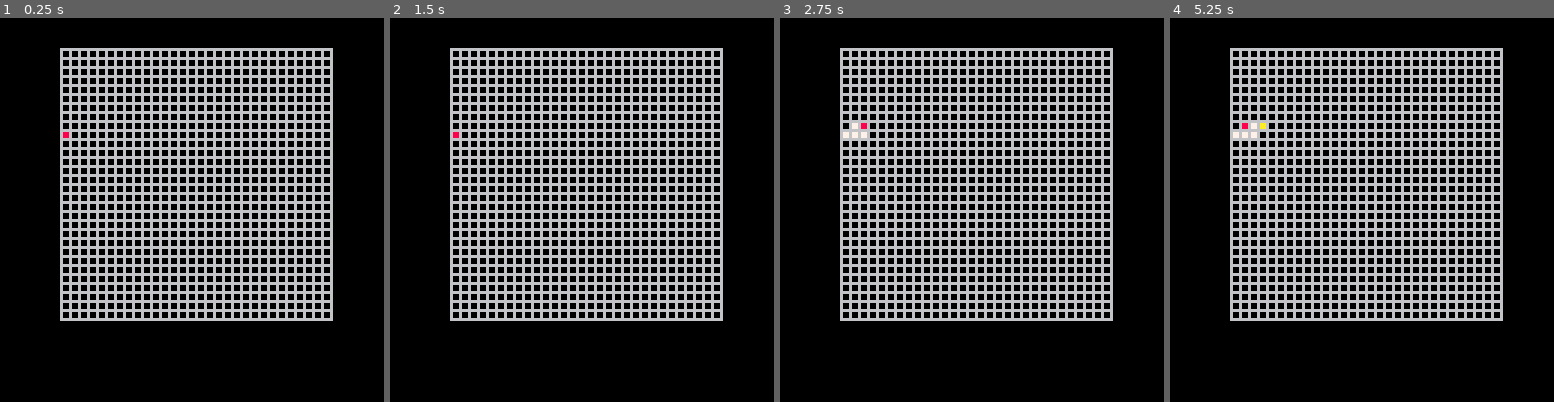
Above: before the commit, frames 1-4 (left to right).
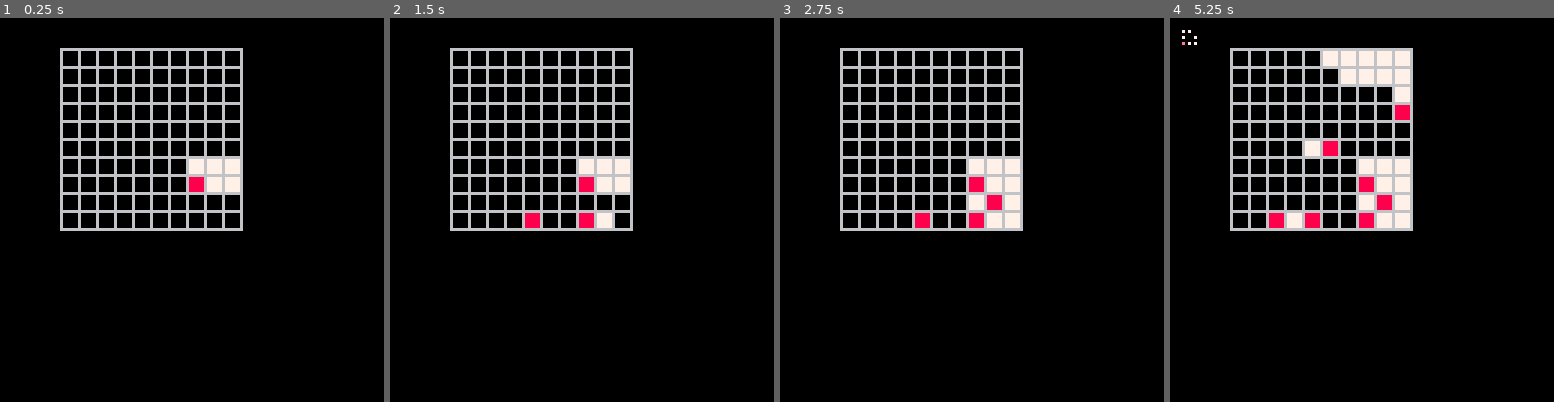
Above: after the commit, the same moments.

Repository: sargon2/pico8
Game: PICO-8 cartridge playground/uncovered/uncovered.p8
Two runs of this game, one before a commit and one after it. Both use one fixed random seed, a clock stepped at 60 frames per second and the inputs below.
Inputs:
- Up to frame 1 (0.25 s): no input
- Up to frame 2 (1.5 s): tap X (X key) at 0.33, 1.07 s; tap O (Z key) at 0.7 s
- Up to frame 3 (2.75 s): hold Right 1.6-2.1 s; tap O (Z key) at 1.7, 2.1, 2.5 s; tap X (X key) at 1.85 s; hold Up 2.15-2.42 s; hold Right from 2.47 s (still down)
- Up to frame 4 (5.25 s): tap O (Z key) every 0.4 s from 2.9 to 4.9 s; tap X (X key) at 2.97, 4.08, 5.2 s; release Right at 3.03 s; hold Left 3.08-3.58 s; hold Down 3.63-3.97 s; hold Right 4.02-4.68 s; hold Up 4.73-5.03 s; hold Left from 5.08 s (still down)

The runs differ from the first frame. In frame 1, 22% of the frame differs, in the area x 15-87%, y 7-79%; in frame 2, 22%; in frame 3, 23%; in frame 4, 24%, in the area x 3-87%, y 3-79%.

Commit message:
Work on solution code

Diff:
--- a/playground/lua_extensions.lua
+++ b/playground/lua_extensions.lua
@@ -1,13 +1,21 @@
 -- Things that should be built into Lua but aren't.
+
+function indent(s)
+    ret = ""
+    for line in all(split(s, "\n")) do
+        ret ..= "    " .. line .. "\n"
+    end
+    return ret
+end
 
 function dump(o)
     if type(o) == 'table' then
-        local s = '{ '
+        local s = '{\n'
         for k,v in pairs(o) do
             if type(k) ~= 'number' then k = '"'..k..'"' end
-            s = s .. '['..k..'] = ' .. dump(v) .. ','
+            s = s .. indent('['..k..'] = ' .. dump(v) .. ',')
         end
-        return s .. '} '
+        return s .. '}'
     else
         return tostr(o)
     end
--- a/playground/uncovered/code.lua
+++ b/playground/uncovered/code.lua
@@ -1,42 +1,93 @@
 
 grid = {}
 player_x = 0
-player_y = 9
+player_y = 0
 overall_seed = nil
 last_failed_x = nil
 last_failed_y = nil
 
---[[const]] grid_size_x = 30
---[[const]] grid_size_y = 30
---[[const]] grid_scale = 3
+--[[const]] grid_size_x = 10
+--[[const]] grid_size_y = 10
+--[[const]] grid_scale = 6
 --[[const]] grid_top = 10
 --[[const]] grid_left = 20
 
+local solution = {} -- soln[x][y] = {{x1, y1}, {x2, y2}, ...}
+
+function wait_for_btn_down(b) -- works even between frames
+    -- Wait for btn up
+    while btn(b) do end
+
+    -- Wait for btn down
+    while not btn(b) do end
+end
+
+function render_solution(soln)
+    printh("Rendering solution")
+    printh_all(soln)
+    for x, ys in pairs(soln) do
+        for y, items in pairs(ys) do
+            for item in all(items) do
+                local ix, iy = unpack(item)
+                grid_rectfill(ix, iy, 7)
+            end
+            grid_rectfill(x, y, 8)
+            printh("Waiting")
+            wait_for_btn_down(❎)
+        end
+    end
+    printh("Done rendering solution")
+end
+
+function make_zero_grid()
+    local g = {}
+    for i=0,grid_size_x-1 do
+        g[i] = {}
+        for j=0,grid_size_y-1 do
+            g[i][j] = 0
+        end
+    end
+    return g
+end
+
 function _init()
-    -- Srand is already called with something random.  So to get a random initial seed, we can just
+    -- Start in the lower left
+    player_x = 0
+    player_y = grid_size_y - 1
+
+    -- Srand is already called with something random.  So to get a random initial seed, we can just:
     overall_seed = rnd()
-    for i=0,grid_size_x-1 do
-        grid[i] = {}
-        for j=0,grid_size_y-1 do
-            grid[i][j] = 0
-        end
-    end
-    grid[player_x][player_y] = 1
+    solution = build_solution()
+
+    local show_solution = true
+    if show_solution then
+        cls()
+        draw_board()
+        render_solution(solution)
+        wait_for_btn_down(❎)
+    end
+
+    grid = make_zero_grid()
+    -- grid[player_x][player_y] = 1
 end
 
 function grid_rectfill(x, y, color)
     rectfill(grid_left+x*grid_scale+1, grid_top+y*grid_scale+1, grid_left+(x+1)*grid_scale-1, grid_top+(y+1)*grid_scale-1, color)
 end
 
+function draw_board()
+    for i=0,grid_size_y do
+        line(grid_left, grid_top+i*grid_scale, grid_left + grid_scale * grid_size_x, grid_top+i*grid_scale, 6)
+    end
+    for i=0,grid_size_x do
+        line(grid_left+i*grid_scale, grid_top, grid_left+i*grid_scale, grid_top+grid_scale*grid_size_y, 6)
+    end
+end
+
 function _draw()
     cls(0)
-    -- Draw the board
-    for i=0,grid_size_y do
-        line(grid_left, grid_top+i*grid_scale, grid_left + grid_scale * grid_size_x, grid_top+i*grid_scale, 6)
-    end
-    for i=0,grid_size_x do
-        line(grid_left+i*grid_scale, grid_top, grid_left+i*grid_scale, grid_top+grid_scale*grid_size_y, 6)
-    end
+
+    draw_board()
 
     -- Draw the square fills
     for x=0,grid_size_x-1 do
@@ -70,22 +121,122 @@
     end
 
     if grid[player_x][player_y] == 0 then
-        local seed = overall_seed + (player_x * grid_size_y + player_y)
-        srand(seed)
-        local result = try(player_x, player_y, start_x, start_y, false)
-        if result == nil then
-            -- Reset seed to reproduce pattern
+        if has_solution(player_x, player_y) then
+            unfold_solution(player_x, player_y)
+        else
+            local seed = overall_seed + (player_x * grid_size_y + player_y)
             srand(seed)
-            try(player_x, player_y, start_x, start_y, true)
-        else
-            -- Failed!
-            last_failed_x, last_failed_y = unpack(result)
-            player_x, player_y = start_x, start_y -- Undo the movement
-        end
-    end
-end
-
-function try(x, y, sx, sy, execute) -- returns nil if success, {x, y} if failure
+            local result = try(player_x, player_y, start_x, start_y, false)
+            if result == nil then
+                -- Reset seed to reproduce pattern
+                srand(seed)
+                try(player_x, player_y, start_x, start_y, true)
+            else
+                -- Failed!
+                last_failed_x, last_failed_y = unpack(result)
+                player_x, player_y = start_x, start_y -- Undo the movement
+            end
+        end
+    end
+end
+
+function random_spot()
+    return flr(rnd(grid_size_x)), flr(rnd(grid_size_y))
+end
+
+function on_boundary(g, x, y)
+    if(g[x][y] != 0) return false
+    if(x < grid_size_x-1 and g[x+1][y] != 0) return true
+    if(x > 0 and g[x-1][y] != 0) return true
+    if(y < grid_size_y-1 and g[x][y+1] != 0) return true
+    if(y > 0 and g[x][y-1] != 0) return true
+    return false
+end
+
+function grow_spot(g, x, y) -- Writes to g, returns list of spots it changed
+    --[[const]] local grow_spot_chance = 0.5 -- 0.25
+    if(g[x][y] == 1) return
+
+    local ret = {{x, y}}
+    g[x][y] = 1
+
+    local grown_by
+    if x > 0 and rnd() < grow_spot_chance then
+        grown_by = grow_spot(g, x-1, y)
+        for item in all(grown_by) do
+            add(ret, item)
+        end
+    end
+
+    if x < grid_size_x-1 and rnd() < grow_spot_chance then
+        grown_by = grow_spot(g, x+1, y)
+        for item in all(grown_by) do
+            add(ret, item)
+        end
+    end
+
+    if y > 0 and rnd() < grow_spot_chance then
+        grown_by = grow_spot(g, x, y-1)
+        for item in all(grown_by) do
+            add(ret, item)
+        end
+    end
+
+    if y < grid_size_y-1 and rnd() < grow_spot_chance then
+        grown_by = grow_spot(g, x, y+1)
+        for item in all(grown_by) do
+            add(ret, item)
+        end
+    end
+    return ret
+end
+
+function build_solution()
+    local soln_grid = make_zero_grid()
+    --[[const]] local target_square_count = grid_size_x * grid_size_y
+    local current_squares = 0
+    local soln = {}
+
+    while current_squares != target_square_count do
+        -- Select a random spot on a boundary, or if it's the first time use the player starting position
+        spot_x, spot_y = 0, grid_size_y-1
+        if current_squares != 0 then
+            -- Make sure it's on a boundary
+            while not on_boundary(soln_grid, spot_x, spot_y) do
+                spot_x, spot_y = random_spot()
+            end
+        end
+
+        -- Grow that spot without overlapping
+        local spot_list = grow_spot(soln_grid, spot_x, spot_y)
+        current_squares += #spot_list
+
+        -- Add to ret
+        if(soln[spot_x] == nil) soln[spot_x] = {}
+        soln[spot_x][spot_y] = spot_list
+    end
+    return soln
+end
+
+function has_solution(x, y)
+    if(solution[x] == nil) return false
+    if(solution[x][y] == nil) return false
+    return true
+end
+
+function unfold_solution(x, y)
+    grid[x][y] = 1
+    local soln = solution[x][y]
+    for item in all(soln) do
+        local soln_x, soln_y = unpack(item)
+        grid[soln_x][soln_y] = 1
+    end
+end
+
+function try(x, y, sx, sy, execute) -- returns nil if success, {x, y} if failure -- TODO name
+
+    --[[const]] local rand_grow_chance = 0.25
+
     if x == sx and y == sy then
         -- Don't select the square the player started on since it looks weird when that happens
         return nil
@@ -95,22 +246,22 @@
     end
 
     local r
-    if x > 0 and rnd() < .25 then
+    if x > 0 and rnd() < rand_grow_chance then
         r = try(x-1, y, sx, sy, execute)
         if(r != nil) return r
     end
 
-    if x < grid_size_x-1 and rnd() < .25 then
+    if x < grid_size_x-1 and rnd() < rand_grow_chance then
         r = try(x+1, y, sx, sy, execute)
         if(r != nil) return r
     end
 
-    if y > 0 and rnd() < .25 then
+    if y > 0 and rnd() < rand_grow_chance then
         r = try(x, y-1, sx, sy, execute)
         if(r != nil) return r
     end
 
-    if y < grid_size_y-1 and rnd() < .25 then
+    if y < grid_size_y-1 and rnd() < rand_grow_chance then
         r = try(x, y+1, sx, sy, execute)
         if(r != nil) return r
     end
Not shown, changed: playground/uncovered/Makefile
